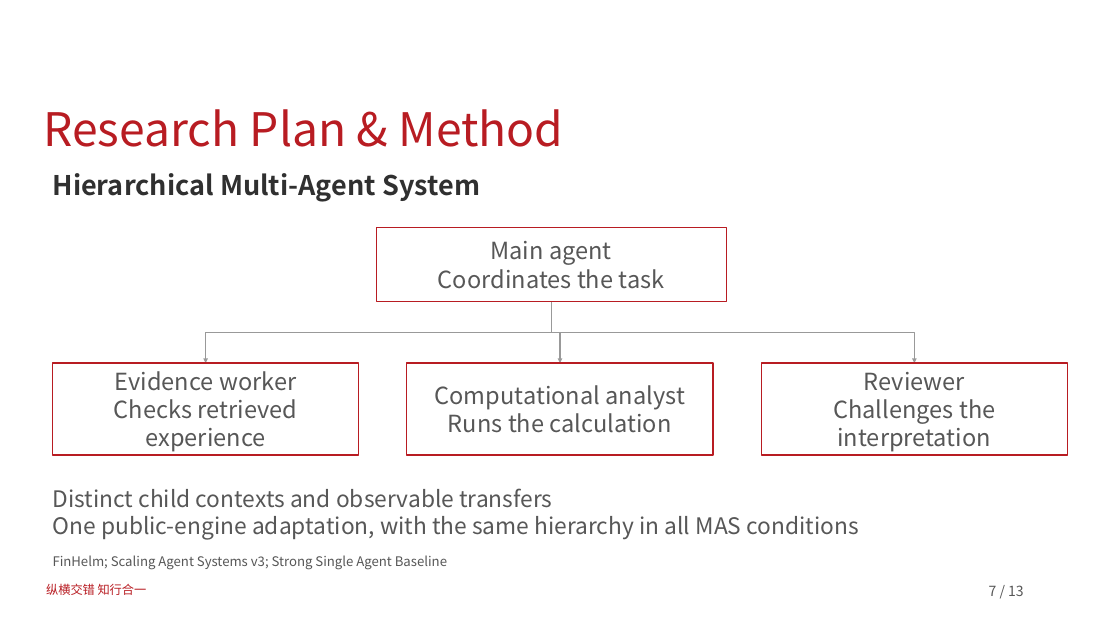
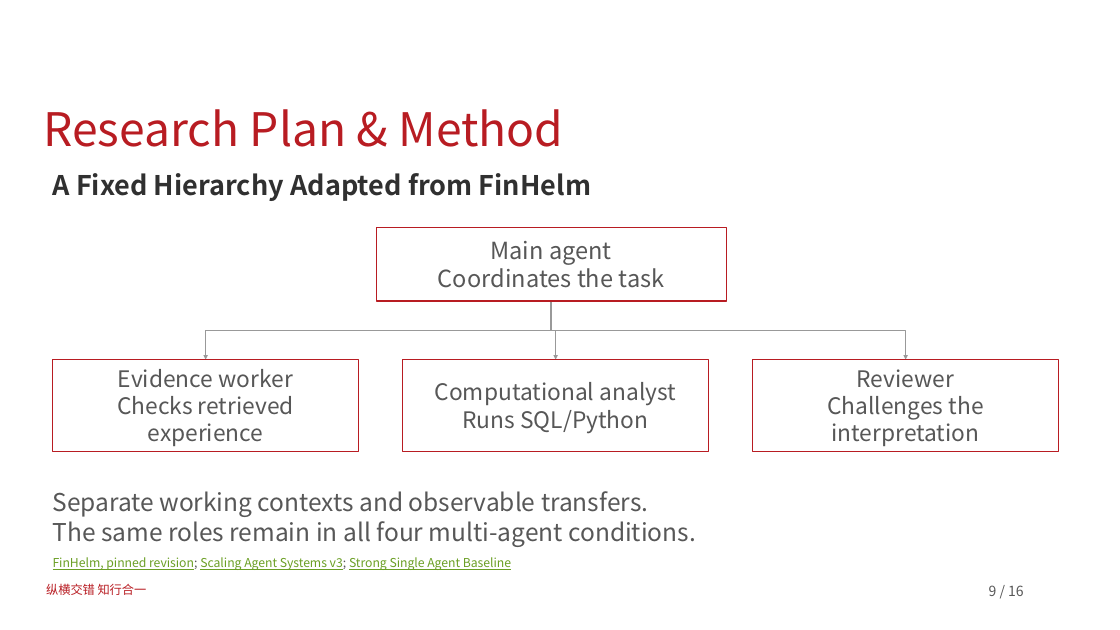
Before and after one commit to dushamishkin/mib-thesis, a slide deck: slide 9 of proposal/defense/Mikhail_Dushkin_Proposal_Defense.pptx (slide 7 before the commit). Drawn at 1120x630 pixels with LibreOffice and Linux fonts; fonts in the diff are those of the drawing; background and template pictures are left out. Boxes give left, top, right and bottom in pixels: in the first picture for what was removed or moved away, otherwise in the second. Text is boxed around its words. In the diff, an @@ line names an element or a change of style, - is before the commit and + after.

```diff
--- a/proposal/defense/Mikhail_Dushkin_Proposal_Defense.pptx
+++ b/proposal/defense/Mikhail_Dushkin_Proposal_Defense.pptx
@@ text at (53, 173, 591, 201): text changed @@
-Hierarchical Multi-Agent System
+A Fixed Hierarchy Adapted from FinHelm
@@ elbow arrow moved from (551, 302) - (206, 363) to (551, 301) - (206, 360) @@
@@ elbow arrow (551, 301) - (206, 360): stroke #999999 1.2 pt to #999999 1.35 pt @@
@@ elbow arrow moved from (551, 302) - (915, 363) to (551, 301) - (906, 360) @@
@@ elbow arrow (551, 301) - (906, 360): stroke #999999 1.2 pt to #999999 1.35 pt @@
@@ elbow arrow moved from (551, 302) - (560, 363) to (551, 301) - (555, 360) @@
@@ elbow arrow (551, 301) - (555, 360): stroke #999999 1.2 pt to #999999 1.35 pt @@
@@ rectangle "Evidence worker": place and size @@
-rectangle "Evidence worker" at (52, 363, 359, 455)
+rectangle "Evidence worker" at (52, 360, 359, 451)
@@ rectangle "Evidence worker" at (52, 360, 359, 451): size 20.2 to 19.5 pt @@
@@ rectangle "Computational analyst": place and size @@
-rectangle "Computational analyst" at (407, 363, 713, 455)
+rectangle "Computational analyst" at (402, 360, 709, 451)
@@ text in rectangle at (435, 382, 677, 406): size 20.2 to 19.5 pt in "Computational analyst" @@
@@ rectangle "Reviewer" at (753, 360, 1060, 451): size 20.2 to 19.5 pt @@
@@ rectangle "Reviewer": place and size @@
-rectangle "Reviewer" at (761, 363, 1068, 455)
+rectangle "Reviewer" at (753, 360, 1060, 451)
@@ text in rectangle at (462, 405, 648, 434): text changed; size 20.2 to 19.5 pt @@
-Runs the calculation
+Runs SQL/Python
@@ text at (53, 491, 696, 547): text changed; size 19.5 to 21 pt @@
-Distinct child contexts and observable transfers
-One public-engine adaptation, with the same hierarchy in all MAS conditions
+Separate working contexts and observable transfers.
+The same roles remain in all four multi-agent conditions.
@@ text at (53, 557, 511, 570): text changed; size 11.2 to 10.5 pt; text colour #575757 to #6B9F25 @@
-FinHelm; Scaling Agent Systems v3; Strong Single Agent Baseline
+FinHelm, pinned revision; Scaling Agent Systems v3; Strong Single Agent Baseline
@@ text at (989, 585, 1024, 596): text changed @@
-7 / 13
+9 / 16
```
Also in this commit, not shown: 5 other slides changed, 9 slides added, 11 slides removed, 7 other files.
